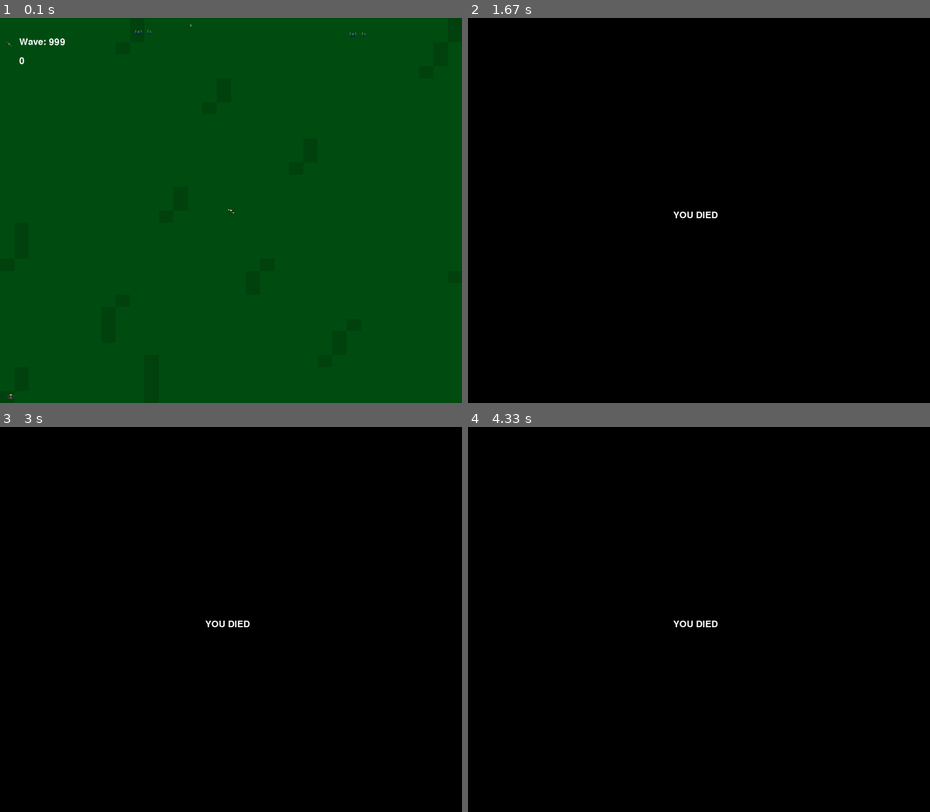
Above: before the commit, frames 1-4 (two rows, left to right).
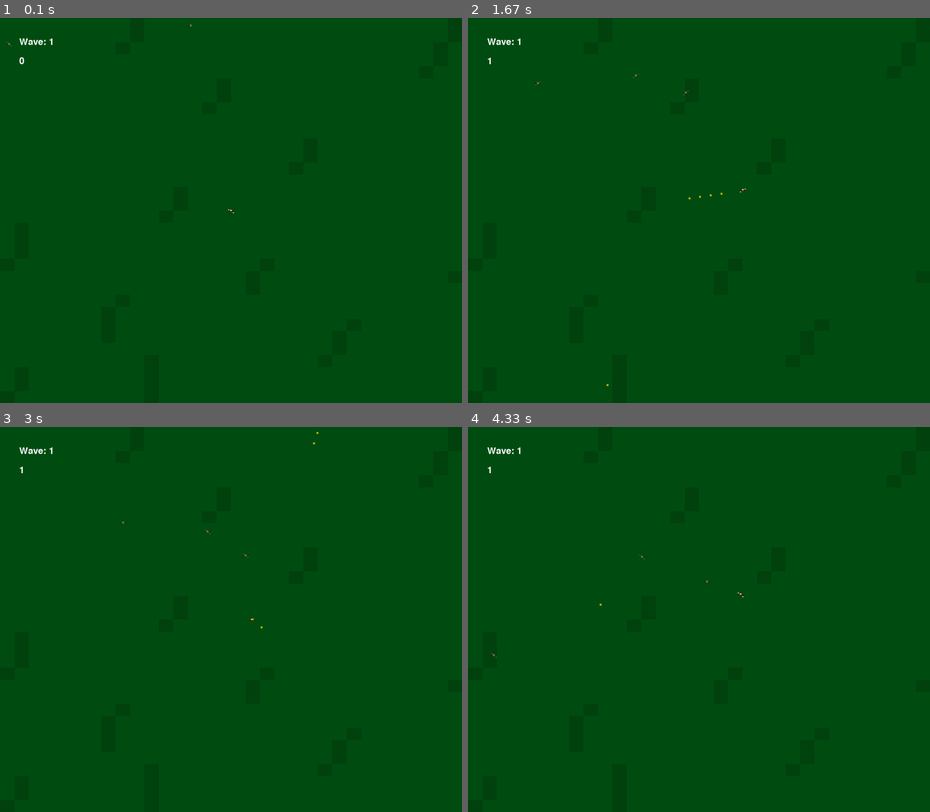
Above: after the commit, the same moments.

Repository: NotMrW/pygamesixtynine
Game: pygame game, started from main.py
Two runs of this game, one before a commit and one after it. Both use one fixed random seed, a clock stepped at 60 frames per second and the inputs below.
Inputs (mouse positions are in pixels of both pictures, inside the frame that each line leads up to):
- Up to frame 1 (0.1 s): no input
- Up to frame 2 (1.67 s): hold Right 0.33-0.8 s; hold Up 0.83-1.13 s; tap Space at 0.9, 1.57 s; click (703, 237) at 1.22 s; hold Right from 1.5 s (still down); click (588, 214) at 1.58 s
- Up to frame 3 (3 s): tap Space at 1.87, 2.07, 2.37, 2.63, 2.97 s; release Right at 1.97 s; hold Left 2-2.53 s; click (87, 561) at 2.08 s; hold Down 2.57-2.87 s; click (300, 484) at 2.65 s; hold Left from 2.9 s (still down); click (286, 654) at 2.98 s
- Up to frame 4 (4.33 s): tap Space at 3.27, 3.4, 3.8, 4.1 s; release Left at 3.3 s; hold Up 3.33-3.7 s; click (708, 488) at 3.42 s; hold Right from 3.73 s (still down); click (532, 607) at 3.82 s

The runs differ from the first frame. In frame 1, 0.1% of the frame differs, in the area x 1-80%, y 3-100%; in frame 2, 100%, in the area x 0-100%, y 0-100%; in frame 3, 100%; in frame 4, 100%.

Commit message:
Corrected spawn rate

Diff:
--- a/main.py
+++ b/main.py
@@ -81,7 +81,7 @@
 
 
         #Wave Setup
-        self.wave_number = 999
+        self.wave_number = 1
         self.wave_surface = self.font.render(f"Wave: {self.wave_number}", True, (255, 255, 255))
         self.spawn_counter = 0
         self.level_threshold = 5 + 5*self.wave_number
@@ -308,8 +308,8 @@
                 self.speedy_bois.add(speedy_boi)
                 self.speedy_bois_spawned +=1
 
-            if random.random() < 1.001 and self.bulbs_spawned < 1:
-                if random.random() < 1.00001:
+            if random.random() < 0.00001 and self.bulbs_spawned < 1:
+                if random.random() < 0.0000001:
                     self.death_bulbs.add(death_bulb)
                     self.bulbs_spawned += 1
                 else:
